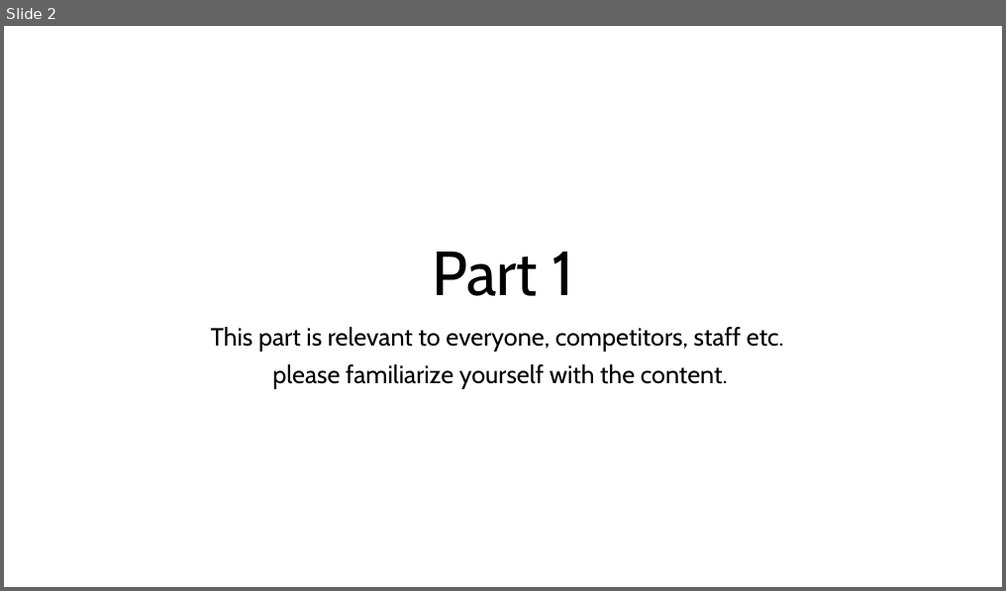
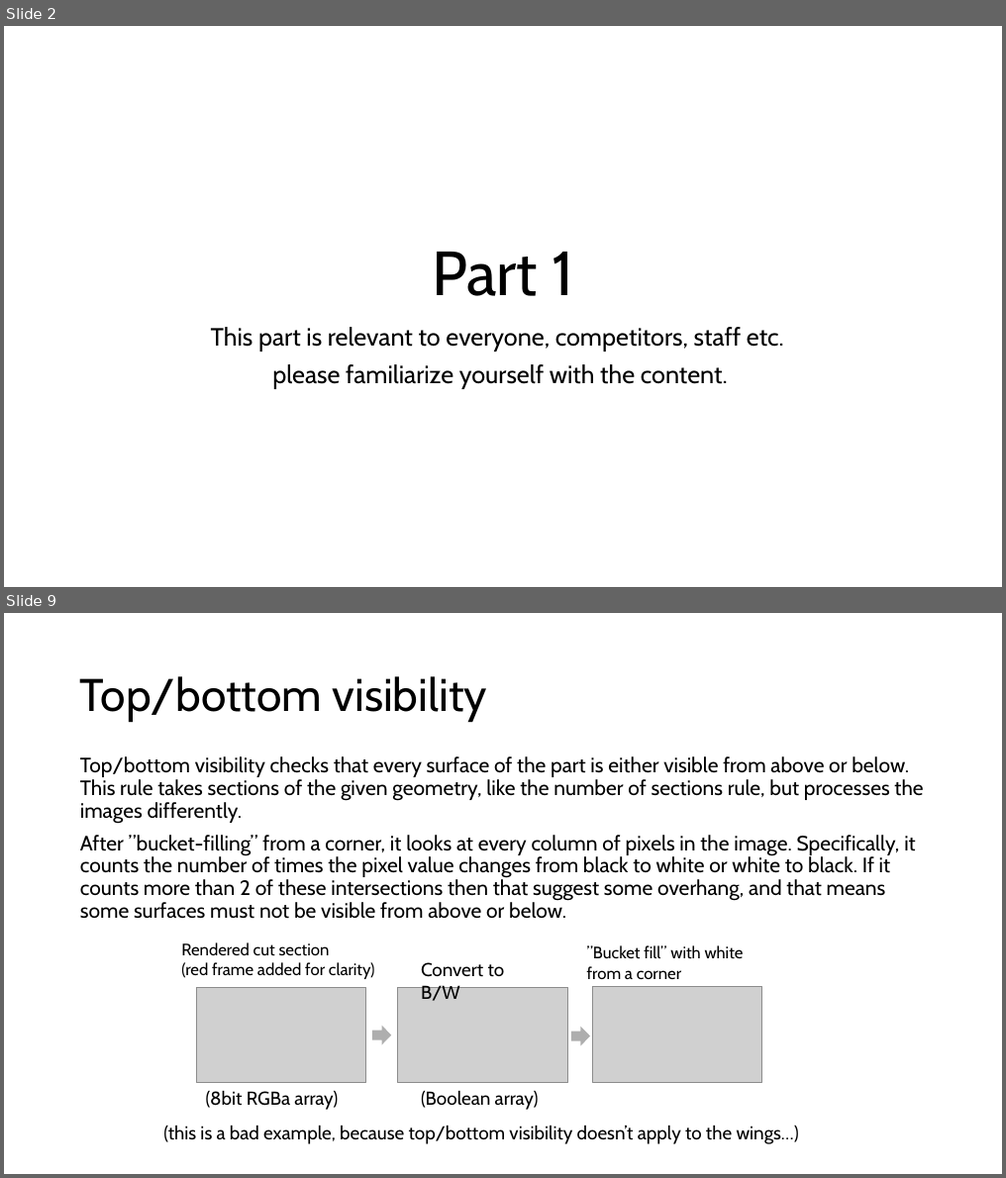
Before and after one commit to KoldskaalEng/autoScrutineer, a slide deck: introduction Auto-scrutineer.pptx. Shown one above the other, each under a label of ours: slide 2 before the commit, slides 2 and 9 after it; the slides between them are not shown. The pictures are 1006x591 and 1006x1178 pixels, drawn with LibreOffice and Linux fonts; fonts in the diff are those of the drawing; grey boxes stand for pictures. Boxes give left, top, right and bottom in pixels: in the first picture for what was removed or moved away, otherwise in the second. Text is boxed around its words. In the diff, an @@ line names an element or a change of style, - is before the commit and + after.

Commit message:
Version 0.9 of 2025 rules
added v0.9 of the 2025 MVRC-rules. Fixed the Z-fighting problem. added top/bottom visibility rule. added boundingbox-size rule. Other minor improvemtens.

```diff
--- a/introduction Auto-scrutineer.pptx
+++ b/introduction Auto-scrutineer.pptx
@@ slide 9 added at [4, 613, 1002, 1174], background #FFFFFF @@
@@ title added at [80, 676, 487, 722], 44 pt, text #000000 @@
+Top/bottom visibility
@@ text added at [80, 757, 923, 919], 20 pt, text #000000 @@
+Top/bottom visibility checks that every surface of the part is either visible from above or below. This rule takes sections of the given geometry, like the number of sections rule, but processes the images differently.
+After ”bucket-filling” from a corner, it looks at every column of pixels in the image. Specifically, it counts the number of times the pixel value changes from black to white or white to black. If it counts more than 2 of these intersections then that suggest some overhang, and that means some surfaces must not be visible from above or below.
@@ text added at [181, 943, 375, 979], 16 pt, text #000000 @@
+Rendered cut section
+(red frame added for clarity)
@@ text added at [421, 962, 505, 1001], 18 pt, text #000000 @@
+Convert to B/W
@@ text added at [587, 946, 744, 979], 16 pt, text #000000 @@
+”Bucket fill” with white from a corner
@@ picture added at [196, 987, 365, 1082] @@
@@ picture added at [398, 987, 567, 1082] @@
@@ picture added at [592, 987, 761, 1082] @@
@@ right arrow added at [372, 1026, 391, 1045], fill #AEAEAE @@
@@ right arrow added at [571, 1026, 590, 1046], fill #AEAEAE @@
@@ text added at [206, 1090, 338, 1110], 18 pt, text #000000 @@
+(8bit RGBa array)
@@ text added at [421, 1090, 539, 1110], 18 pt, text #000000 @@
+(Boolean array)
@@ text added at [163, 1125, 799, 1145], 18 pt, text #000000 @@
+(this is a bad example, because top/bottom visibility doesn’t apply to the wings…)
```
Also in this commit, not shown: 12 slides changed, 42 other files.
